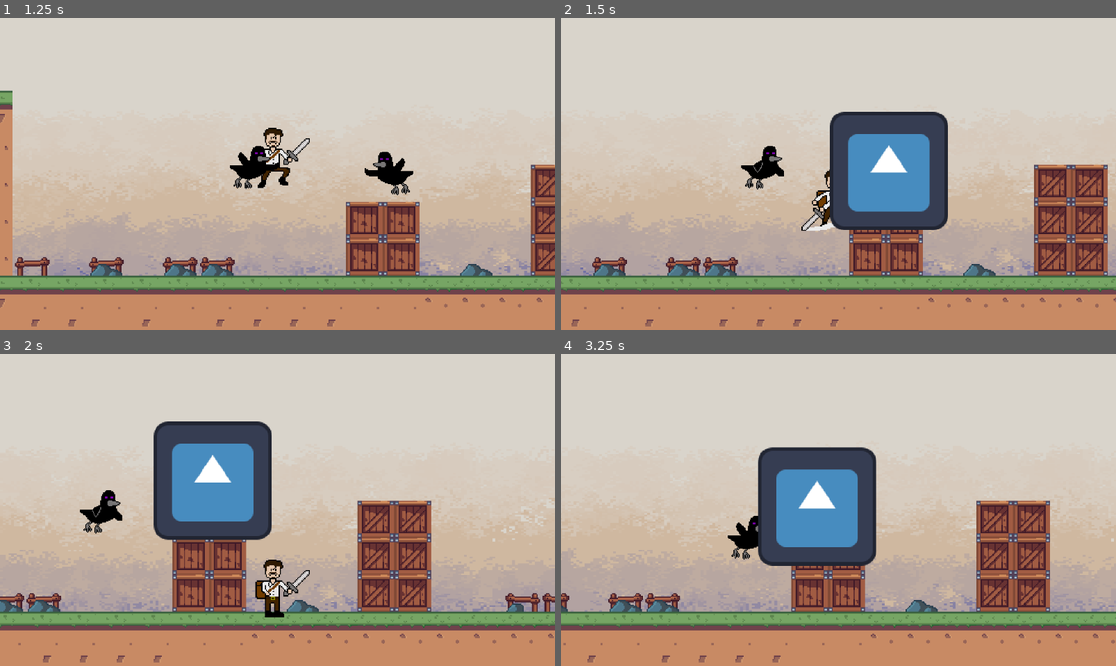
Above: before the commit, frames 1-4 (two rows, left to right).
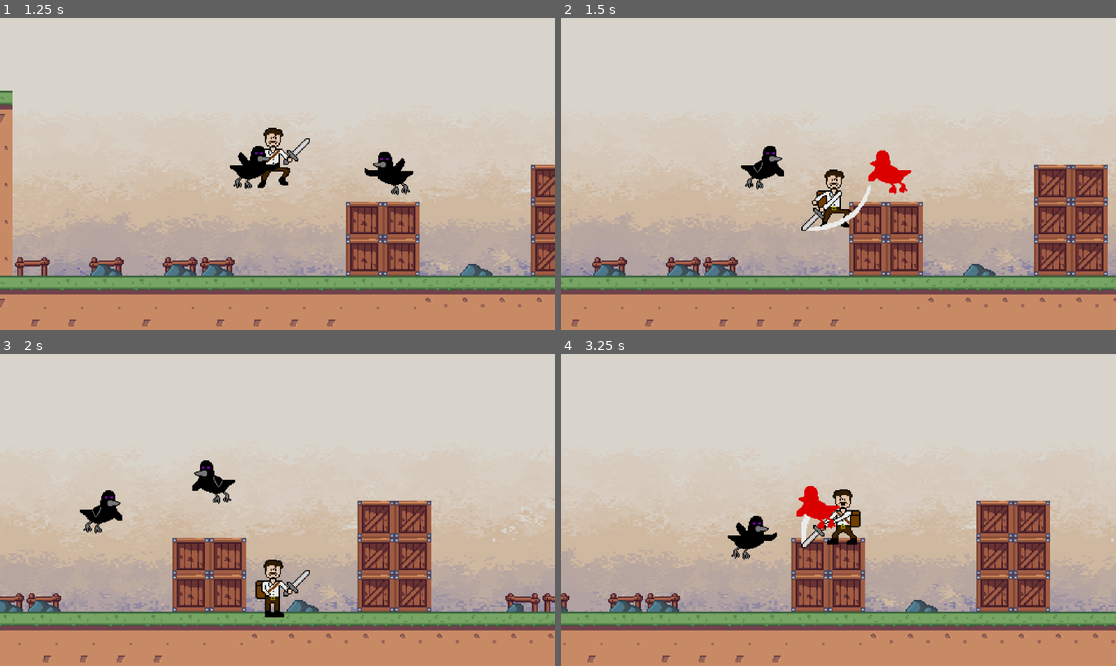
Above: after the commit, the same moments.

Repository: bscott519/ColossalCrisisGame
Game: Godot game, scene res://Scenes/level_1.tscn
Two runs of this game, one before a commit and one after it. Both use one fixed random seed, a clock stepped at 60 frames per second and the inputs below. The engine's default icon, where the game draws it, is replaced by a stand-in: a white triangle on a blue panel in a dark square.
Inputs (mouse positions are in pixels of both pictures, inside the frame that each line leads up to):
- Up to frame 1 (1.25 s): move the mouse to (399, 158) at 0.52 s; hold D (right) from 0.53 s (still down); click (399, 158) at 0.6 s; tap Space (jump) at 0.77 s
- Up to frame 2 (1.5 s): keep holding D (right); move the mouse to (727, 189) at 1.27 s; click (727, 189) at 1.35 s
- Up to frame 3 (2 s): keep holding D (right); tap Space (jump) at 1.52 s
- Up to frame 4 (3.25 s): move the mouse to (894, 441) at 2.02 s; release D (right) at 2.03 s; hold A (left) 2.03-2.78 s; right-click (894, 441) at 2.1 s; click (894, 441) at 2.3 s; move the mouse to (810, 572) at 2.77 s; hold D (right) from 2.78 s (still down); click (810, 572) at 2.85 s; tap Space (jump) at 3.02 s

Frame 1 is identical in both runs. In frame 2, 8.0% of the frame differs, in the area x 48-70%, y 30-68%; in frame 3, 8.0%; in frame 4, 8.0%, in the area x 35-57%, y 29-68%.

Commit message:
bird hurt anim

Diff:
--- a/Scenes/darkbird.tscn
+++ b/Scenes/darkbird.tscn
@@ -1,17 +1,17 @@
-[gd_scene load_steps=15 format=3 uid="uid://bs18n0b7vaju6"]
+[gd_scene load_steps=16 format=3 uid="uid://bs18n0b7vaju6"]
 
 [ext_resource type="Script" path="res://Scripts/darkbird.gd" id="1_7te06"]
-[ext_resource type="Texture2D" uid="uid://bk7x1cbmim4dt" path="res://GameArt/icon.svg" id="1_owova"]
 [ext_resource type="Texture2D" uid="uid://mracxs786ynb" path="res://GameArt/TMMDarkBirdFly1.png" id="3_0bjdc"]
 [ext_resource type="Texture2D" uid="uid://c4xrmq4k0coem" path="res://GameArt/TMMDarkBirdFly2.png" id="4_o0w7l"]
+[ext_resource type="Texture2D" uid="uid://cuqukm2duu7s8" path="res://GameArt/TMMDarkBirdHurt.png" id="5_h6cmu"]
 
 [sub_resource type="AtlasTexture" id="AtlasTexture_6aavs"]
 atlas = ExtResource("4_o0w7l")
 region = Rect2(0, 0, 64, 64)
 
-[sub_resource type="AtlasTexture" id="AtlasTexture_l32au"]
-atlas = ExtResource("1_owova")
-region = Rect2(0, 0, 128, 128)
+[sub_resource type="AtlasTexture" id="AtlasTexture_qt1au"]
+atlas = ExtResource("5_h6cmu")
+region = Rect2(0, 0, 64, 64)
 
 [sub_resource type="AtlasTexture" id="AtlasTexture_hojsp"]
 atlas = ExtResource("3_0bjdc")
@@ -21,13 +21,17 @@
 atlas = ExtResource("4_o0w7l")
 region = Rect2(0, 0, 64, 64)
 
-[sub_resource type="AtlasTexture" id="AtlasTexture_pwkhj"]
-atlas = ExtResource("1_owova")
-region = Rect2(0, 0, 128, 128)
+[sub_resource type="AtlasTexture" id="AtlasTexture_xspks"]
+atlas = ExtResource("5_h6cmu")
+region = Rect2(0, 0, 64, 64)
 
-[sub_resource type="AtlasTexture" id="AtlasTexture_q0bcq"]
-atlas = ExtResource("1_owova")
-region = Rect2(0, 0, 128, 128)
+[sub_resource type="AtlasTexture" id="AtlasTexture_rhccp"]
+atlas = ExtResource("3_0bjdc")
+region = Rect2(0, 0, 64, 64)
+
+[sub_resource type="AtlasTexture" id="AtlasTexture_75xat"]
+atlas = ExtResource("4_o0w7l")
+region = Rect2(0, 0, 64, 64)
 
 [sub_resource type="SpriteFrames" id="SpriteFrames_po7aa"]
 animations = [{
@@ -41,7 +45,7 @@
 }, {
 "frames": [{
 "duration": 1.0,
-"texture": SubResource("AtlasTexture_l32au")
+"texture": SubResource("AtlasTexture_qt1au")
 }, {
 "duration": 1.0,
 "texture": null
@@ -63,13 +67,13 @@
 }, {
 "frames": [{
 "duration": 1.0,
-"texture": SubResource("AtlasTexture_pwkhj")
+"texture": SubResource("AtlasTexture_xspks")
 }, {
 "duration": 1.0,
-"texture": null
+"texture": SubResource("AtlasTexture_rhccp")
 }, {
 "duration": 1.0,
-"texture": SubResource("AtlasTexture_q0bcq")
+"texture": SubResource("AtlasTexture_75xat")
 }],
 "loop": false,
 "name": &"hurt",
@@ -93,7 +97,7 @@
 [node name="AnimatedSprite2D" type="AnimatedSprite2D" parent="."]
 scale = Vector2(0.8, 0.8)
 sprite_frames = SubResource("SpriteFrames_po7aa")
-animation = &"attack"
+animation = &"hurt"
 
 [node name="CollisionShape2D" type="CollisionShape2D" parent="."]
 shape = SubResource("CircleShape2D_by4lu")
Binary file added: GameArt/TMMDarkBirdHurt.png
Not shown, added: GameArt/TMMDarkBirdHurt.png.import
